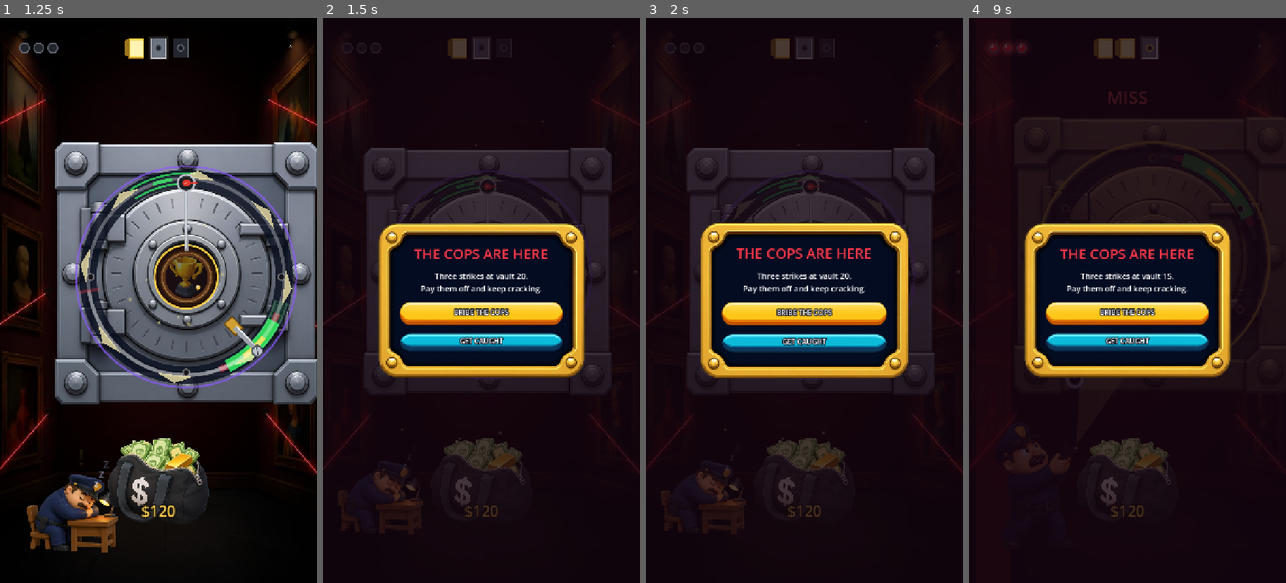
Above: before the commit, frames 1-4 (left to right).
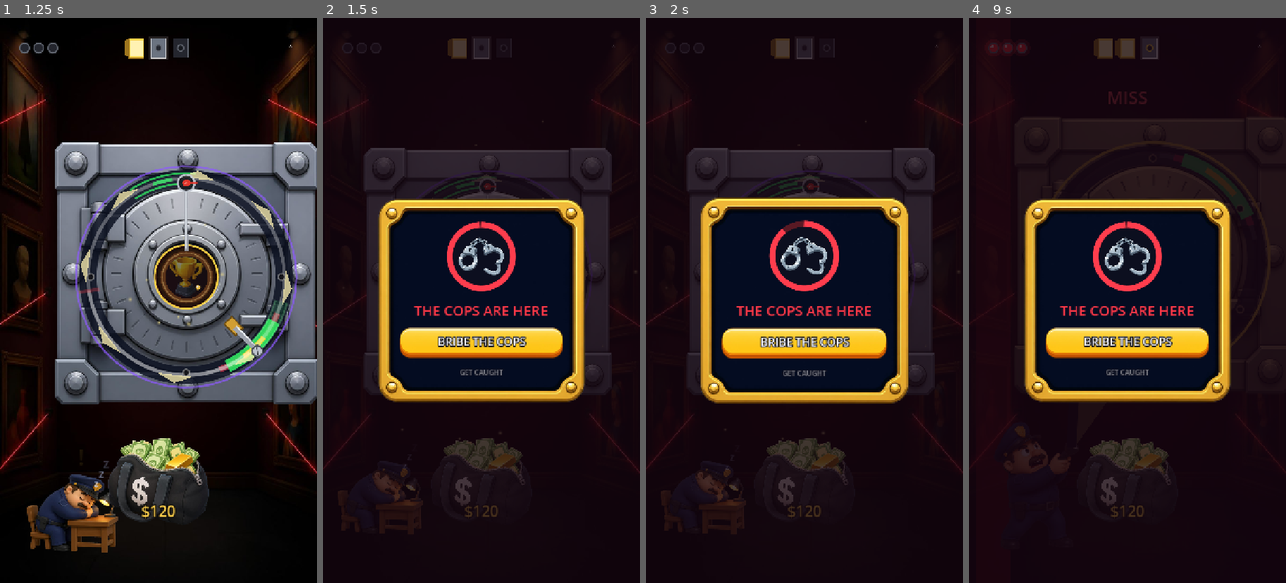
Above: after the commit, the same moments.

Repository: AvareGameStudio/loop-engine
Game: Godot game, scene res://tools/ad_capture/AdCapture.tscn
The game is run twice, just before and just after one commit, with the same random seed, the same clock (stepped at 60 frames per second) and the same inputs. This scene is started directly instead of the project's main scene.
Inputs (mouse positions are in pixels of both pictures, inside the frame that each line leads up to):
- Up to frame 1 (1.25 s): move the mouse to (142, 413) at 0.52 s; press the mouse at (142, 413) at 0.53 s
- Up to frame 2 (1.5 s): move the mouse to (576, 385) at 1.27 s; release the mouse at (576, 385) at 1.28 s; click (576, 385) at 1.35 s
- Up to frame 3 (2 s): no input
- Up to frame 4 (9 s): click "BRIBE THE COPS" at 2 s; move the mouse to (1032, 215) at 2.77 s; press the mouse at (1032, 215) at 2.78 s; move the mouse to (1143, 300) at 3.52 s; release the mouse at (1143, 300) at 3.53 s; click (1143, 300) at 3.6 s; move the mouse to (1079, 159) at 4.27 s; press the mouse at (1079, 159) at 4.28 s; move the mouse to (1197, 272) at 5.02 s; release the mouse at (1197, 272) at 5.03 s; click (1197, 272) at 5.1 s; click "TRY AGAIN" at 5.75 s; move the mouse to (1064, 328) at 6.52 s; press the mouse at (1064, 328) at 6.53 s; move the mouse to (1159, 176) at 7.27 s; release the mouse at (1159, 176) at 7.28 s; click (1159, 176) at 7.35 s; move the mouse to (1111, 413) at 8.02 s; press the mouse at (1111, 413) at 8.03 s; move the mouse to (1222, 385) at 8.77 s; release the mouse at (1222, 385) at 8.78 s; click (1222, 385) at 8.85 s

Frame 1 is identical in both runs. In frame 2, 15% of the frame differs, in the area x 17-83%, y 32-68%; in frame 3, 15%, in the area x 17-83%, y 31-69%; in frame 4, 14%.

Commit message:
Bribe offer: cuffs in a 5 s countdown ring, one big button, no body text
The popup was a title, two lines of copy and two equal buttons with no
time pressure. Now: handcuffs inside a red ring that drains in 5 s, one
gold BRIBE THE COPS button, a faint get-caught link. The last two seconds
tick and pulse the panel 4%; at zero the bust goes through. The countdown
freezes once the ad is requested, and a stray tap on the dim no longer
throws the run away.

Co-Authored-By: Claude Opus 5.5 <noreply@anthropic.com>

Diff:
--- a/scenes/RevivePopup.tscn
+++ b/scenes/RevivePopup.tscn
@@ -1,6 +1,7 @@
-[gd_scene load_steps=2 format=3]
+[gd_scene load_steps=3 format=3]
 
 [ext_resource type="Script" path="res://scripts/ui/RevivePopup.gd" id="1_script"]
+[ext_resource type="Script" path="res://scripts/ui/CountdownRing.gd" id="2_ring"]
 
 [node name="RevivePopup" type="CanvasLayer"]
 process_mode = 3
@@ -33,16 +34,22 @@
 anchor_right = 0.5
 anchor_bottom = 0.5
 offset_left = -240.0
-offset_top = -180.0
+offset_top = -230.0
 offset_right = 240.0
-offset_bottom = 180.0
+offset_bottom = 230.0
 grow_horizontal = 2
 grow_vertical = 2
-pivot_offset = Vector2(240, 180)
+pivot_offset = Vector2(240, 230)
 
 [node name="VBox" type="VBoxContainer" parent="Root/Panel"]
 layout_mode = 2
 theme_override_constants/separation = 16
+
+[node name="Ring" type="Control" parent="Root/Panel/VBox"]
+custom_minimum_size = Vector2(0, 170)
+layout_mode = 2
+mouse_filter = 2
+script = ExtResource("2_ring")
 
 [node name="Title" type="Label" parent="Root/Panel/VBox"]
 layout_mode = 2
@@ -52,6 +59,7 @@
 horizontal_alignment = 1
 
 [node name="Body" type="Label" parent="Root/Panel/VBox"]
+visible = false
 layout_mode = 2
 theme_override_font_sizes/font_size = 18
 text = "Missed by a hair."
@@ -60,11 +68,15 @@
 
 [node name="Watch" type="Button" parent="Root/Panel/VBox"]
 theme_type_variation = &"PrimaryButton"
-custom_minimum_size = Vector2(0, 56)
+custom_minimum_size = Vector2(0, 72)
 layout_mode = 2
+theme_override_font_sizes/font_size = 26
 text = "REVIVE_WATCH"
 
 [node name="Skip" type="Button" parent="Root/Panel/VBox"]
-custom_minimum_size = Vector2(0, 44)
+custom_minimum_size = Vector2(0, 36)
 layout_mode = 2
+theme_override_colors/font_color = Color(1, 1, 1, 0.45)
+theme_override_font_sizes/font_size = 16
+flat = true
 text = "REVIVE_SKIP"
--- a/scripts/audio/SoundManager.gd
+++ b/scripts/audio/SoundManager.gd
@@ -181,6 +181,10 @@
 			play_tone(3900.0, 0.02, 0.22)
 			play_tone(2600.0, 0.04, 0.3)
 			play_tone(180.0, 0.1, 0.34)
+		"revive_tick":
+			# Clock tick for the bribe countdown's last two seconds.
+			play_tone(1320.0, 0.03, 0.28)
+			play_tone(660.0, 0.05, 0.18)
 		"combo_break":
 			play_tone(196.0, 0.12, 0.26)
 			play_tone(147.0, 0.16, 0.22)
--- /dev/null
+++ b/scripts/ui/CountdownRing.gd
@@ -0,0 +1,30 @@
+class_name CountdownRing
+extends Control
+## A dark disc with an icon in the middle and a red ring that drains clockwise from the top.
+## `progress` 1 = full ring, 0 = empty. Used by the bribe offer.
+
+const TRACK := Color(0.05, 0.06, 0.12, 0.9)
+const RING := Color(1.0, 0.24, 0.3, 1.0)
+const RING_DIM := Color(0.35, 0.1, 0.14, 1.0)
+const WIDTH: float = 12.0
+
+var icon: Texture2D:
+	set(value):
+		icon = value
+		queue_redraw()
+var progress: float = 1.0:
+	set(value):
+		progress = clampf(value, 0.0, 1.0)
+		queue_redraw()
+
+
+func _draw() -> void:
+	var c: Vector2 = size * 0.5
+	var r: float = minf(size.x, size.y) * 0.5 - WIDTH
+	draw_circle(c, r + WIDTH * 0.5, TRACK)
+	draw_arc(c, r, 0.0, TAU, 64, RING_DIM, WIDTH, true)
+	if progress > 0.0:
+		draw_arc(c, r, -PI * 0.5, -PI * 0.5 + TAU * progress, 64, RING, WIDTH, true)
+	if icon:
+		var side: float = r * 1.45
+		draw_texture_rect(icon, Rect2(c - Vector2(side, side) * 0.5, Vector2(side, side)), false)
--- a/scripts/ui/RevivePopup.gd
+++ b/scripts/ui/RevivePopup.gd
@@ -3,6 +3,11 @@
 ## resets the alarm and the same vault keeps going; skipping ends the run.
 ## Always offered once per vault. No record gating: a bust is a bust, and the ad
 ## is the only thing between the player and losing the vault.
+## No body text: handcuffs in a red ring that drains in COUNTDOWN seconds, one big bribe
+## button, a faint "get caught". The last two seconds tick and pulse; at zero the cops win.
+
+const COUNTDOWN: float = 5.0
+const CUFFS_ART := "res://assets/art/cuffs.png"
 
 @onready var root: Control = $Root
 @onready var title: Label = $Root/Panel/VBox/Title
@@ -10,10 +15,15 @@
 @onready var watch: Button = $Root/Panel/VBox/Watch
 @onready var skip: Button = $Root/Panel/VBox/Skip
 @onready var dim: ColorRect = $Root/Dim
+@onready var ring: CountdownRing = $Root/Panel/VBox/Ring
+@onready var _panel: Control = $Root/Panel
 
 var _open := false
 var _result: Dictionary = {}
 var _holding_pause: bool = false
+## Seconds left on the offer; frozen once the bribe ad is requested.
+var _left: float = 0.0
+var _counting: bool = false
 
 
 func _ready() -> void:
@@ -24,6 +34,30 @@
 	dim.gui_input.connect(_on_dim)
 	EventBus.revive_offered.connect(present)
 	EventBus.ad_finished.connect(_on_ad)
+	if ResourceLoader.exists(CUFFS_ART):
+		ring.icon = load(CUFFS_ART)
+
+
+func _process(delta: float) -> void:
+	if not _open or not _counting:
+		return
+	var before: int = ceili(_left)
+	# The tree is paused under the popup; delta here is real time.
+	_left = maxf(0.0, _left - delta)
+	ring.progress = _left / COUNTDOWN
+	if ceili(_left) < before and before <= 2:
+		EventBus.juice_hit.emit("revive_tick", 1.0)
+		_pulse()
+	if _left <= 0.0:
+		_skip()
+
+
+## Last-seconds heartbeat: 1.0 -> 1.04 -> 1.0.
+func _pulse() -> void:
+	var tw := create_tween()
+	tw.set_pause_mode(Tween.TWEEN_PAUSE_PROCESS)
+	tw.tween_property(_panel, "scale", Vector2(1.04, 1.04), 0.06)
+	tw.tween_property(_panel, "scale", Vector2.ONE, 0.14)
 
 
 func present(result: Dictionary) -> void:
@@ -42,6 +76,9 @@
 	watch.text = tr("REVIVE_WATCH")
 	skip.text = tr("REVIVE_SKIP")
 	watch.disabled = false
+	_left = COUNTDOWN
+	_counting = true
+	ring.progress = 1.0
 	_holding_pause = true
 	OverlayPause.push()
 	_punch()
@@ -64,6 +101,7 @@
 
 
 func _watch() -> void:
+	_counting = false
 	watch.disabled = true
 	watch.text = tr("REVIVE_LOADING")
 	var ads := get_tree().root.get_node_or_null("Main/AdsManager")
@@ -73,11 +111,9 @@
 		EventBus.ad_requested.emit("near_miss_revive", _result)
 
 
+## A stray tap on the dim no longer throws the run away; the countdown decides.
 func _on_dim(event: InputEvent) -> void:
-	if not _open:
-		return
-	if event is InputEventMouseButton and event.pressed:
-		_skip()
+	if _open and event is InputEventMouseButton and event.pressed:
 		get_viewport().set_input_as_handled()
 
 
@@ -95,6 +131,7 @@
 
 func _close() -> void:
 	_open = false
+	_counting = false
 	root.visible = false
 	watch.disabled = false
 	if _holding_pause:
Not shown, added: scripts/ui/CountdownRing.gd.uid
